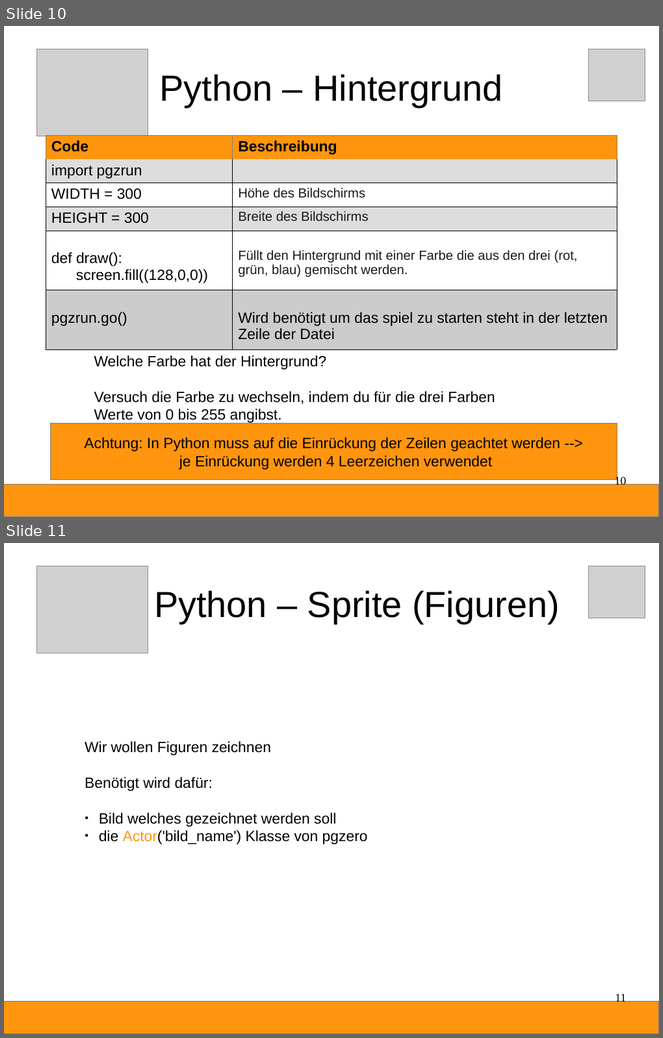
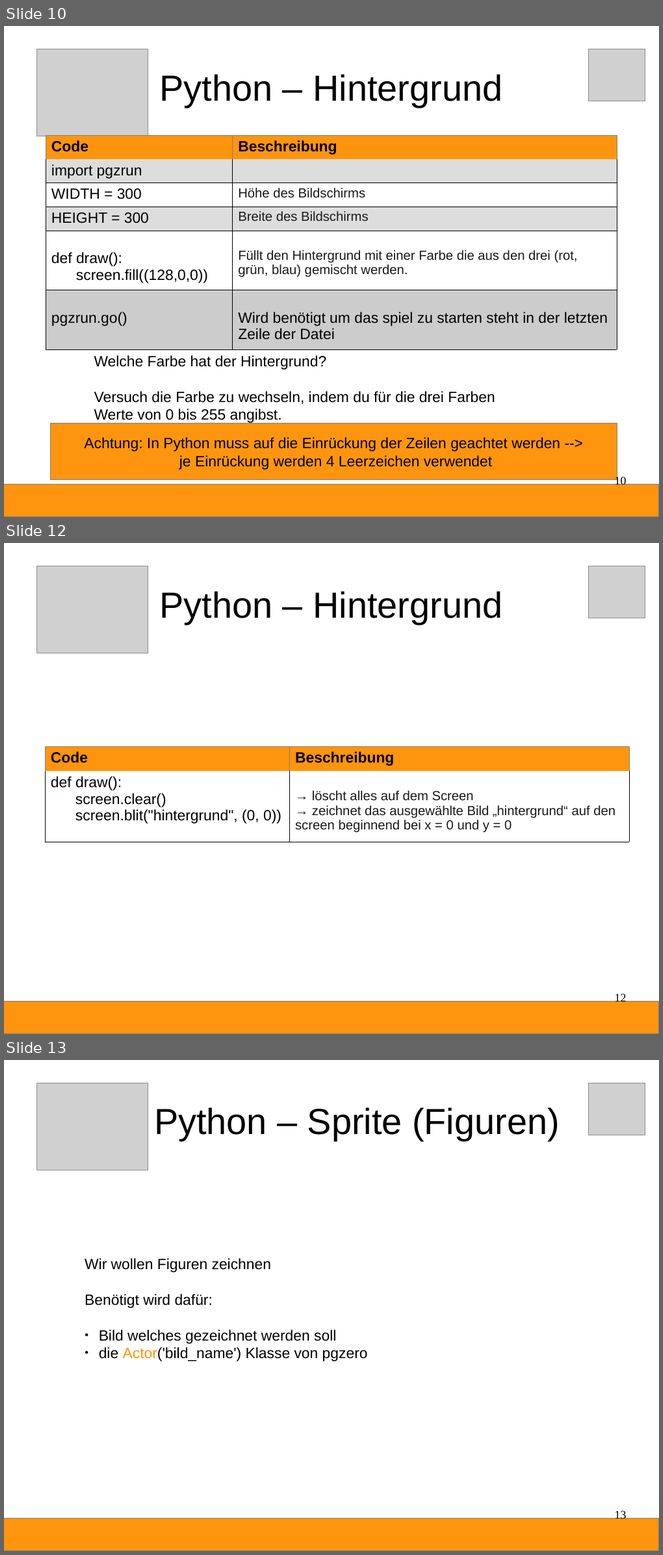
Before and after one commit to Devoxx4KidsDE/python-games, a slide deck: fruchthuhn/Python-Anleitung.odp. Shown one above the other, each under a label of ours: slides 10 and 11 before the commit, slides 10, 12 and 13 after it; the slides between them are not shown. The pictures are 663x1038 and 663x1555 pixels, drawn with LibreOffice and Linux fonts; fonts in the diff are those of the drawing; grey boxes stand for pictures. Boxes give left, top, right and bottom in pixels: in the first picture for what was removed or moved away, otherwise in the second. Text is boxed around its words. In the diff, an @@ line names an element or a change of style, - is before the commit and + after.

Commit message:
add description to draw the background image into screen

```diff
--- a/fruchthuhn/Python-Anleitung.odp
+++ b/fruchthuhn/Python-Anleitung.odp
@@ slide 12 added at [4, 543, 659, 1034], background #FFFFFF @@
@@ picture added at [36, 566, 148, 653] @@
@@ picture added at [589, 566, 645, 618] @@
@@ title added at [160, 591, 503, 624], 44 pt, text #000000 @@
+Python – Hintergrund
@@ table added at [45, 746, 629, 841], 2 rows, 2 columns @@
+Code | Beschreibung
+def draw(): / screen.clear() / screen.blit("hintergrund", (0, 0)) | → löscht alles auf dem Screen / → zeichnet das ausgewählte Bild „hintergrund“ auf den screen beginnend bei x = 0 und y = 0
@@ rectangle added at [4, 1002, 659, 1034], fill #FF950E, outline #808080 0 pt @@
@@ page number added at [615, 993, 627, 1005], 14 pt, text #000000 @@
+12
@@ what was slide 11 is now slide 13 @@
@@ page number at [615, 1510, 627, 1522]: text changed @@
-11
+13
```
Also in this commit, not shown: 1 slide changed, 1 other slide added, 4 other files.
